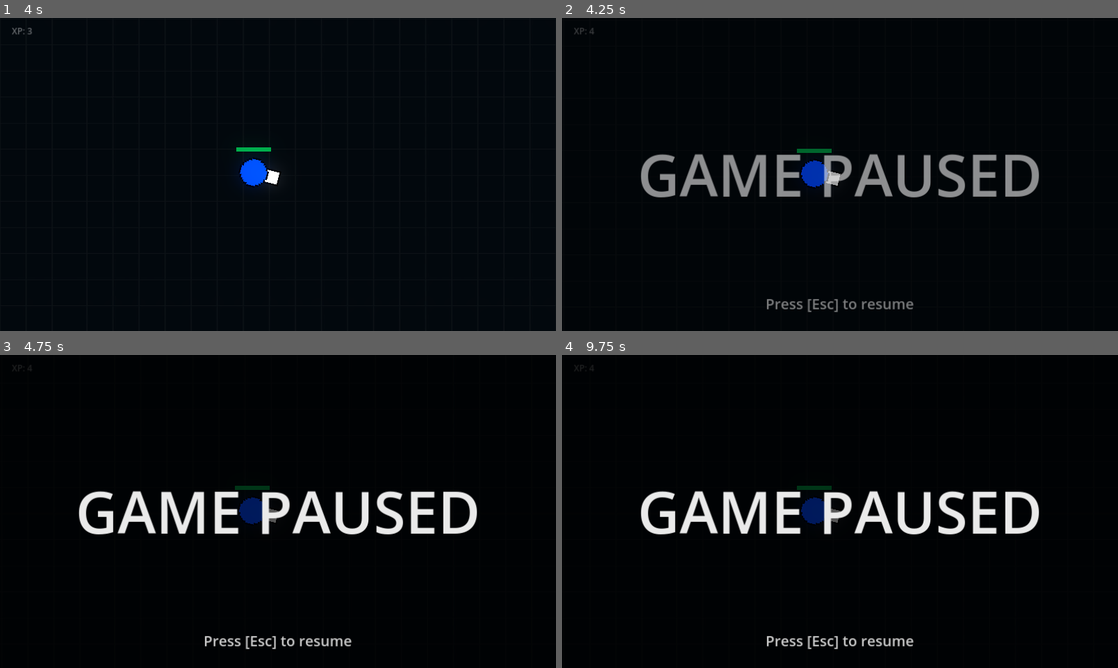
Above: before the commit, frames 1-4 (two rows, left to right).
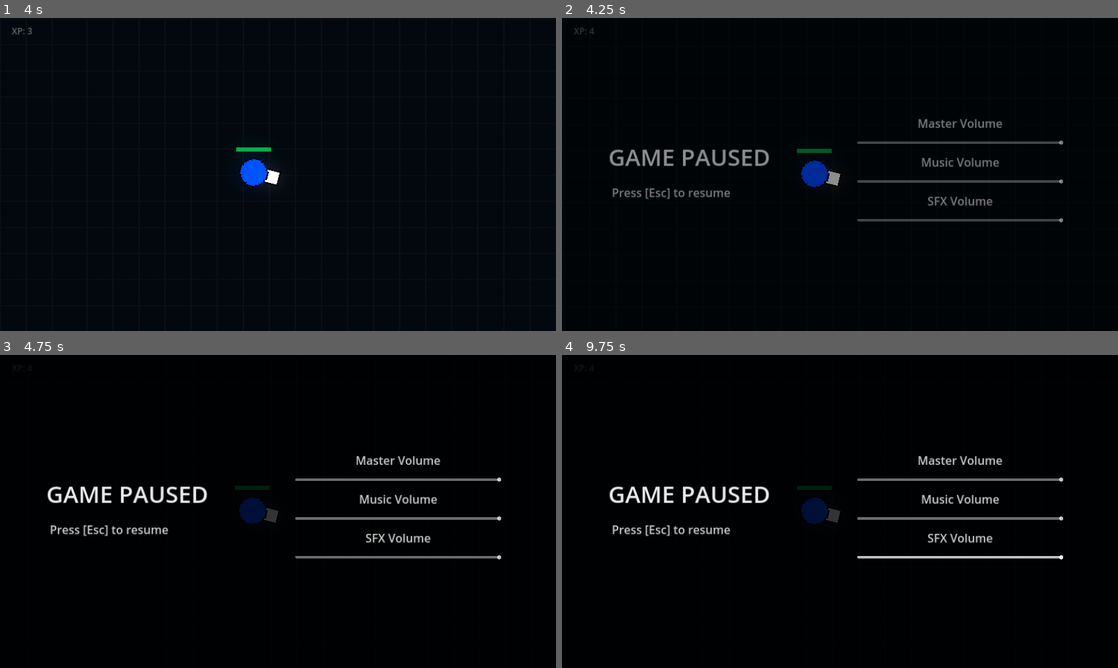
Above: after the commit, the same moments.

Repository: slin04/2D-WaveShooter-Game
Game: Godot game, scene res://code/screens/main.tscn
Same seed, same stepped clock (60 frames per second), same inputs: the game is played once before the commit and once after it. This scene is started directly instead of the project's main scene. Sound files missing from this copy of the repository are replaced by a short silence.
Inputs (mouse positions are in pixels of both pictures, inside the frame that each line leads up to):
- Up to frame 1 (4 s): move the mouse to (400, 158) at 0.52 s; hold D (right) 0.53-1.28 s; right-click (400, 158) at 0.6 s; move the mouse to (166, 190) at 1.27 s; hold S (down) 1.28-2.03 s; click (166, 190) at 1.35 s; move the mouse to (333, 105) at 2.02 s; hold D (right) 2.03-2.78 s; right-click (333, 105) at 2.1 s; move the mouse to (250, 237) at 2.77 s; hold W (up) 2.78-3.53 s; click (250, 237) at 2.85 s; move the mouse to (444, 221) at 3.52 s; hold A (left) from 3.53 s (still down); right-click (444, 221) at 3.6 s
- Up to frame 2 (4.25 s): keep holding A (left); tap Escape (pause) at 4.15 s
- Up to frame 3 (4.75 s): keep holding A (left); move the mouse to (111, 464) at 4.27 s; click (111, 464) at 4.35 s
- Up to frame 4 (9.75 s): tap Enter at 5, 6.5, 8 s; move the mouse to (867, 511) at 5.02 s; release A (left) at 5.03 s; hold S (down) 5.03-5.78 s; right-click (867, 511) at 5.1 s; tap Space at 5.75, 7.25, 8.75 s; move the mouse to (756, 433) at 5.77 s; hold D (right) 5.78-6.53 s; click (756, 433) at 5.85 s; move the mouse to (962, 495) at 6.52 s; hold W (up) 6.53-7.28 s; right-click (962, 495) at 6.6 s; move the mouse to (728, 527) at 7.27 s; hold D (right) 7.28-8.03 s; click (728, 527) at 7.35 s; move the mouse to (895, 442) at 8.02 s; hold S (down) 8.03-8.78 s; right-click (895, 442) at 8.1 s; move the mouse to (812, 574) at 8.77 s; hold A (left) 8.78-9.53 s; click (812, 574) at 8.85 s; move the mouse to (1006, 558) at 9.52 s; hold W (up) from 9.53 s (still down); right-click (1006, 558) at 9.6 s

Frame 1 is identical in both runs. In frame 2, 6.5% of the frame differs, in the area x 8-91%, y 32-94%; in frame 3, 7.1%; in frame 4, 7.1%.

Commit message:
added volume sliders
still need to fix volumes of everything but they work

Diff:
--- a/code/droppables/AttackPowerUp.tscn
+++ b/code/droppables/AttackPowerUp.tscn
@@ -27,6 +27,7 @@
 sprite_frames = SubResource("SpriteFrames_77vyu")
 
 [node name="CollisionShape2D" type="CollisionShape2D" parent="."]
+visible = false
 position = Vector2(-1, -1)
 shape = SubResource("CircleShape2D_kh68m")
 
--- a/code/pause.gd
+++ b/code/pause.gd
@@ -1,13 +1,17 @@
 extends ColorRect
-
 
 # Called when the node enters the scene tree for the first time.
 func _ready():
 	self.visible = false
 
 
+
 # Called every frame. 'delta' is the elapsed time since the previous frame.
 func _process(delta):
+	checkPause()
+
+
+func checkPause():
 	if Input.is_action_just_pressed("pause"):
 		get_tree().paused = !get_tree().paused
 		if !self.visible:
--- a/code/screens/main.tscn
+++ b/code/screens/main.tscn
@@ -13,6 +13,7 @@
 [ext_resource type="AudioStream" uid="uid://cyavrptrrhdlw" path="res://sounds/game_music.wav" id="10_kr7x1"]
 [ext_resource type="PackedScene" uid="uid://dtwtd0qa51cnn" path="res://code/enemies/dasher.tscn" id="11_ayldk"]
 [ext_resource type="PackedScene" uid="uid://dm3jtw4k40d0e" path="res://code/droppables/AttackPowerUp.tscn" id="13_25wxj"]
+[ext_resource type="Script" path="res://code/screens/volume_slider.gd" id="14_d26il"]
 
 [sub_resource type="Environment" id="Environment_epgnu"]
 background_mode = 3
@@ -109,6 +110,7 @@
 [node name="Music" type="AudioStreamPlayer" parent="."]
 stream = ExtResource("10_kr7x1")
 volume_db = -15.928
+bus = &"Music"
 
 [node name="CanvasLayer" type="CanvasLayer" parent="."]
 
@@ -128,35 +130,91 @@
 
 [node name="Pause" type="ColorRect" parent="CanvasLayer"]
 process_mode = 3
-visible = false
 offset_right = 1920.0
 offset_bottom = 1080.0
-color = Color(0, 0, 0, 0.690196)
+color = Color(0, 0, 0, 0.811765)
 script = ExtResource("9_6gdki")
 
 [node name="Game Paused" type="Label" parent="CanvasLayer/Pause"]
 layout_mode = 0
-offset_left = 260.0
-offset_top = 390.0
-offset_right = 1660.0
-offset_bottom = 690.0
+offset_left = 78.0
+offset_top = 396.0
+offset_right = 803.0
+offset_bottom = 563.0
 theme_override_colors/font_color = Color(0.921569, 0.921569, 0.921569, 1)
-theme_override_font_sizes/font_size = 200
+theme_override_font_sizes/font_size = 80
 text = "GAME PAUSED"
 horizontal_alignment = 1
 vertical_alignment = 1
 
 [node name="Esc Instruction" type="Label" parent="CanvasLayer/Pause"]
 layout_mode = 0
-offset_left = 260.0
-offset_top = 950.0
-offset_right = 1660.0
-offset_bottom = 1020.0
-theme_override_colors/font_color = Color(0.8, 0.8, 0.8, 1)
-theme_override_font_sizes/font_size = 50
+offset_left = 159.0
+offset_top = 567.0
+offset_right = 595.0
+offset_bottom = 637.0
+theme_override_colors/font_color = Color(0.8, 0.8, 0.8, 1)
+theme_override_font_sizes/font_size = 40
 text = "Press [Esc] to resume"
 horizontal_alignment = 1
 vertical_alignment = 1
+
+[node name="VBoxContainer" type="VBoxContainer" parent="CanvasLayer/Pause"]
+layout_mode = 0
+offset_left = 1019.0
+offset_top = 148.0
+offset_right = 1732.0
+offset_bottom = 893.0
+theme_override_constants/separation = 30
+alignment = 1
+
+[node name="Master Volume" type="Label" parent="CanvasLayer/Pause/VBoxContainer"]
+layout_mode = 2
+theme_override_colors/font_color = Color(0.8, 0.8, 0.8, 1)
+theme_override_font_sizes/font_size = 40
+text = "Master Volume
+"
+horizontal_alignment = 1
+vertical_alignment = 1
+
+[node name="Master Slider" type="HSlider" parent="CanvasLayer/Pause/VBoxContainer"]
+layout_mode = 2
+max_value = 1.0
+step = 0.001
+script = ExtResource("14_d26il")
+bus_name = "Master"
+
+[node name="Music Volume" type="Label" parent="CanvasLayer/Pause/VBoxContainer"]
+layout_mode = 2
+theme_override_colors/font_color = Color(0.8, 0.8, 0.8, 1)
+theme_override_font_sizes/font_size = 40
+text = "Music Volume
+"
+horizontal_alignment = 1
+vertical_alignment = 1
+
+[node name="Music Slider" type="HSlider" parent="CanvasLayer/Pause/VBoxContainer"]
+layout_mode = 2
+max_value = 1.0
+step = 0.001
+script = ExtResource("14_d26il")
+bus_name = "Music"
+
+[node name="SFX Volume" type="Label" parent="CanvasLayer/Pause/VBoxContainer"]
+layout_mode = 2
+theme_override_colors/font_color = Color(0.8, 0.8, 0.8, 1)
+theme_override_font_sizes/font_size = 40
+text = "SFX Volume
+"
+horizontal_alignment = 1
+vertical_alignment = 1
+
+[node name="SFX Slider" type="HSlider" parent="CanvasLayer/Pause/VBoxContainer"]
+layout_mode = 2
+max_value = 1.0
+step = 0.001
+script = ExtResource("14_d26il")
+bus_name = "SFX"
 
 [node name="DeathCamera" type="Camera2D" parent="."]
 visible = false
--- a/code/screens/start_screen.gd
+++ b/code/screens/start_screen.gd
@@ -27,6 +27,8 @@
 func _start_game():
 	$StartSound.play()
 	player.despawnAnimation()
+	var tween = get_tree().create_tween().set_parallel(true)
+	tween.tween_property($Music, "volume_db", -40, 1).set_trans(Tween.TRANS_QUAD)
 	await get_tree().create_timer(1, false).timeout
 	get_tree().change_scene_to_file("res://code/screens/main.tscn")
 
@@ -73,3 +75,7 @@
 
 func get_arena_size():
 	return get_viewport_rect().size
+
+
+func _on_music_finished():
+	$Music.play()
--- a/code/screens/start_screen.tscn
+++ b/code/screens/start_screen.tscn
@@ -1,9 +1,10 @@
-[gd_scene load_steps=8 format=3 uid="uid://bvu5oa601a3tn"]
+[gd_scene load_steps=9 format=3 uid="uid://bvu5oa601a3tn"]
 
 [ext_resource type="Script" path="res://code/screens/start_screen.gd" id="1_khpj1"]
 [ext_resource type="PackedScene" uid="uid://bmdh2l8clerqj" path="res://code/screens/start_player.tscn" id="2_grwgm"]
 [ext_resource type="AudioStream" uid="uid://dj3wr6jtc2cbu" path="res://sounds/playershoot.wav" id="2_xpwvb"]
 [ext_resource type="AudioStream" uid="uid://dlq6ofgaglnk3" path="res://sounds/gruntDeath.wav" id="3_4o7p2"]
+[ext_resource type="AudioStream" uid="uid://dtn4bfnxxwlfe" path="res://sounds/game_start_screen_music.wav" id="5_il2u5"]
 
 [sub_resource type="Environment" id="Environment_jpveh"]
 background_mode = 3
@@ -101,5 +102,11 @@
 volume_db = -10.063
 pitch_scale = 1.47
 
+[node name="Music" type="AudioStreamPlayer" parent="."]
+stream = ExtResource("5_il2u5")
+volume_db = -15.928
+autoplay = true
+
 [connection signal="area_entered" from="StartButton" to="." method="_on_start_hit"]
 [connection signal="area_entered" from="QuitButton" to="." method="_on_quit_hit"]
+[connection signal="finished" from="Music" to="." method="_on_music_finished"]
--- /dev/null
+++ b/code/screens/volume_slider.gd
@@ -0,0 +1,21 @@
+extends HSlider
+
+@export
+var bus_name: String
+
+var bus_index: int
+
+
+# Called when the node enters the scene tree for the first time.
+func _ready():
+	value = 1
+	bus_index = AudioServer.get_bus_index(bus_name)
+	value_changed.connect(_on_value_changed)
+
+func _on_value_changed(value):
+	AudioServer.set_bus_volume_db(bus_index, linear_to_db(value))
+
+
+# Called every frame. 'delta' is the elapsed time since the previous frame.
+func _process(delta):
+	pass
--- /dev/null
+++ b/default_bus_layout.tres
@@ -0,0 +1,15 @@
+[gd_resource type="AudioBusLayout" format=3 uid="uid://01y00d0pqkr0"]
+
+[resource]
+bus/1/name = &"Music"
+bus/1/solo = false
+bus/1/mute = false
+bus/1/bypass_fx = false
+bus/1/volume_db = 0.0
+bus/1/send = &"Master"
+bus/2/name = &"SFX"
+bus/2/solo = false
+bus/2/mute = false
+bus/2/bypass_fx = false
+bus/2/volume_db = 0.0
+bus/2/send = &"Master"
Not shown: 1 places in code/screens/main.tscn that only renumber resources
Not shown, added: sounds/game_start_screen_music.wav.import
Not shown, added: sounds/game_start_screen_music.wav
